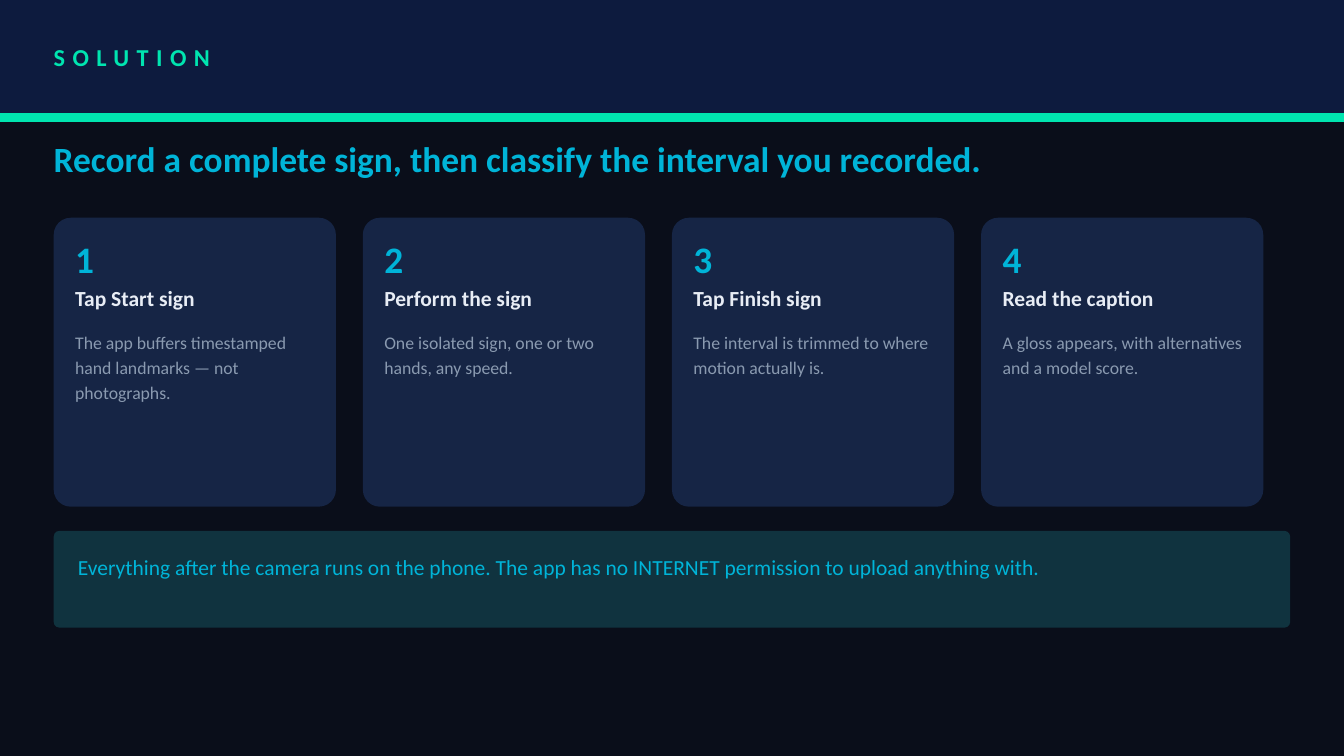
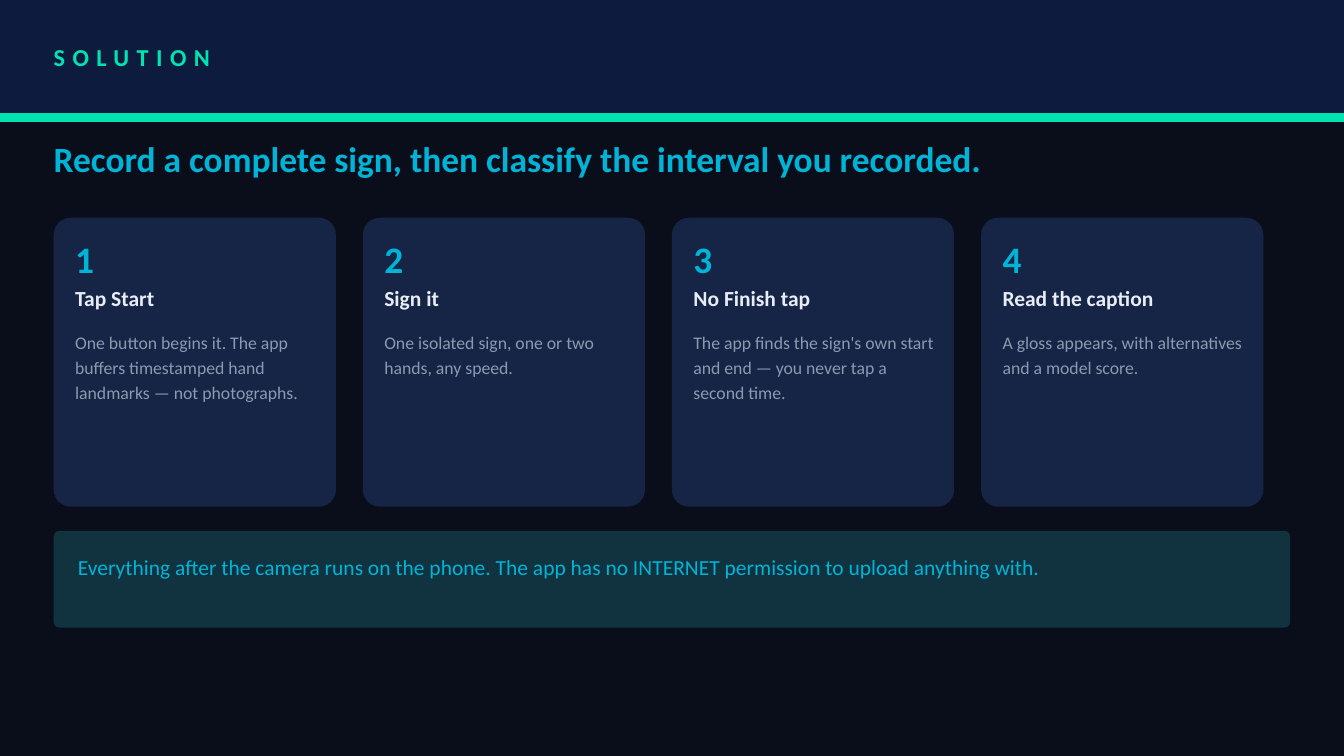
Before and after one commit to dev25bansal-ops/EchoGesture, a slide deck: slide 3 of submission/presentation/VIT_Chennai_Sky_Grazers.pptx. Drawn at 1344x756 pixels with LibreOffice and Linux fonts; fonts in the diff are those of the drawing. Boxes give left, top, right and bottom in pixels: in the first picture for what was removed or moved away, otherwise in the second. Text is boxed around its words. In the diff, an @@ line names an element or a change of style, - is before the commit and + after.

```diff
--- a/submission/presentation/VIT_Chennai_Sky_Grazers.pptx
+++ b/submission/presentation/VIT_Chennai_Sky_Grazers.pptx
@@ text at <box>75,292,154,310</box>: text changed @@
-Tap Start sign
+Tap Start
@@ text at <box>384,291,439,310</box>: text changed @@
-Perform the sign
+Sign it
@@ text at <box>693,291,810,310</box>: text changed @@
-Tap Finish sign
+No Finish tap
@@ text at <box>75,337,298,402</box>: text changed @@
-The app buffers timestamped hand landmarks — not photographs.
+One button begins it. The app buffers timestamped hand landmarks — not photographs.
@@ text at <box>693,337,934,399</box>: text changed @@
-The interval is trimmed to where motion actually is.
+The app finds the sign's own start and end — you never tap a second time.
```
Also in this commit, not shown: 2 other slides changed, 4 other files.
